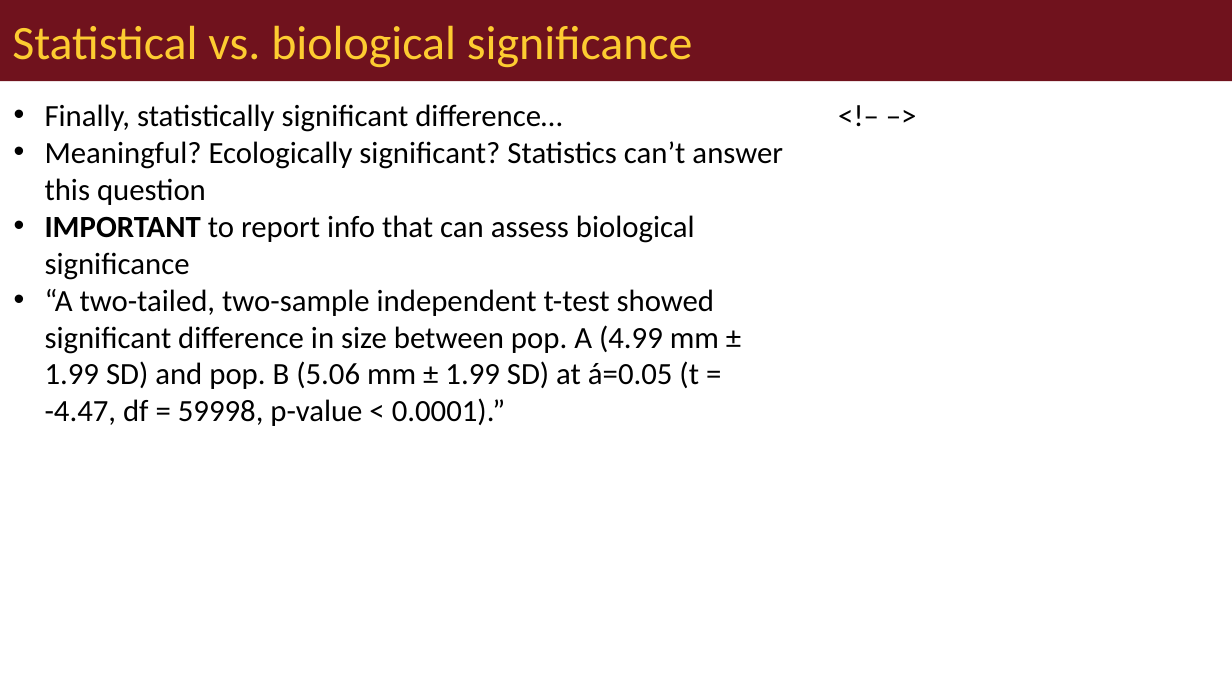
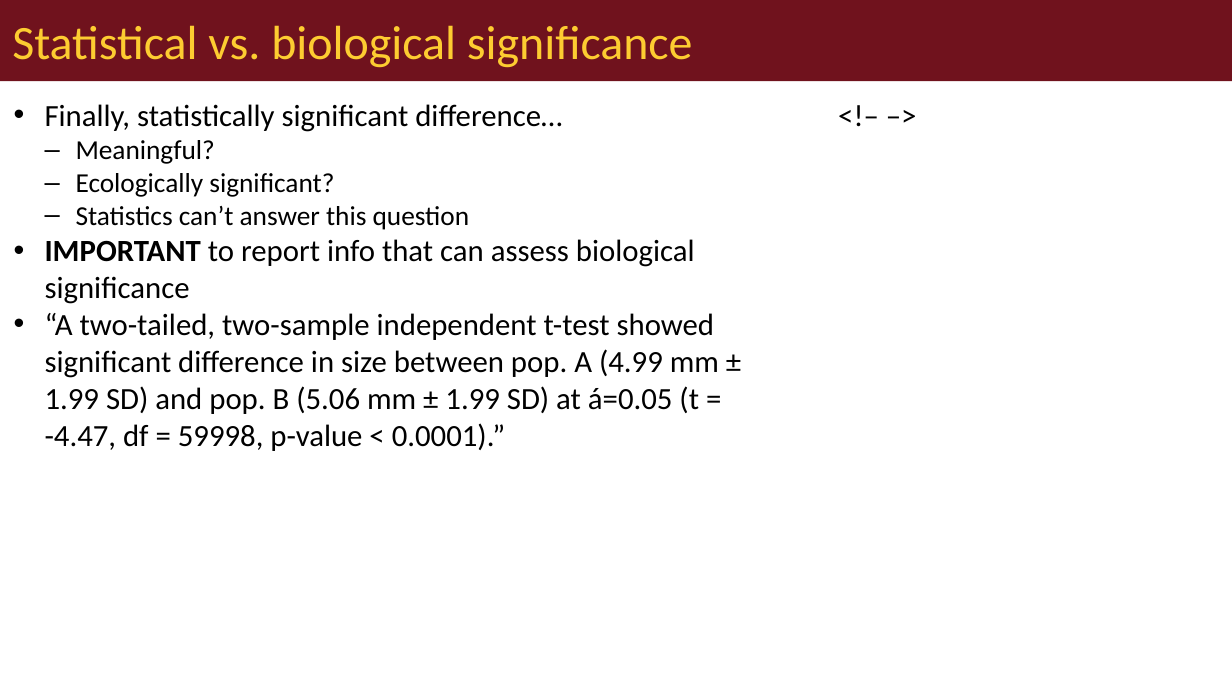
Before and after one commit to wlperry/umd_biostats, a slide deck: slide 13 of docs/lectures/lecture_06/06_01_lecture_powerpoint.pptx (slide 12 before the commit). Drawn at 1232x693 pixels with LibreOffice and Linux fonts; fonts in the diff are those of the drawing. Boxes give left, top, right and bottom in pixels: in the first picture for what was removed or moved away, otherwise in the second. Text is boxed around its words. In the diff, an @@ line names an element or a change of style, - is before the commit and + after.

```diff
--- a/docs/lectures/lecture_06/06_01_lecture_powerpoint.pptx
+++ b/docs/lectures/lecture_06/06_01_lecture_powerpoint.pptx
@@ text at bbox=[76, 140, 470, 230]: text changed; size 18 to 16 pt @@
-• Meaningful? Ecologically significant? Statistics can’t answer this question
+  – Meaningful?
+  – Ecologically significant?
+  – Statistics can’t answer this question
```
Also in this commit, not shown: 21 other slides changed, 2 slides added, 1 slide removed, 31 other files.
